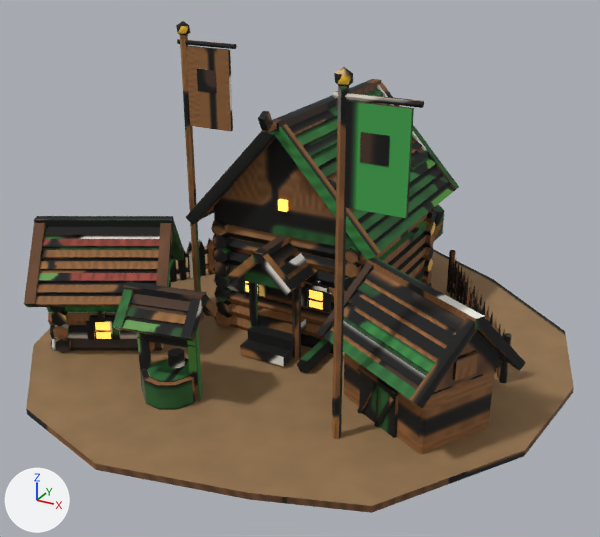
The glTF model game/assets/models/residence_dl2_green.glb, before and after one commit.
Rendered twice from a 50 mm camera at (1.071, -1.932, 1.184) aimed at (0.041, -0.058, 0.247). The axes (+X, +Y, +Z) are drawn at lower left. The lights are the same throughout. The first picture is the older version. Vertices at exactly the same position are counted once.

Script lines for the objects in view, before the commit:
```python
me_m = bpy.data.meshes.new('m')
me_m.from_pydata(...)  # 2768 vertices, 3840 faces; spans x -0.75..0.79, y -0.78..0.83, z -0.01..0.89
# faces by material slot: [3696, 144]
me_m.materials.append(mat_baked)  # picture img_bake
me_m.materials.append(mat_win_lit)  # orange #ffcf6b, glowing orange #ffb84a
ob_residence_dl2_green = bpy.data.objects.new('residence_dl2_green', me_m)
ob_residence_dl2_green.location = (0.0, 0.0, 0.0)
```
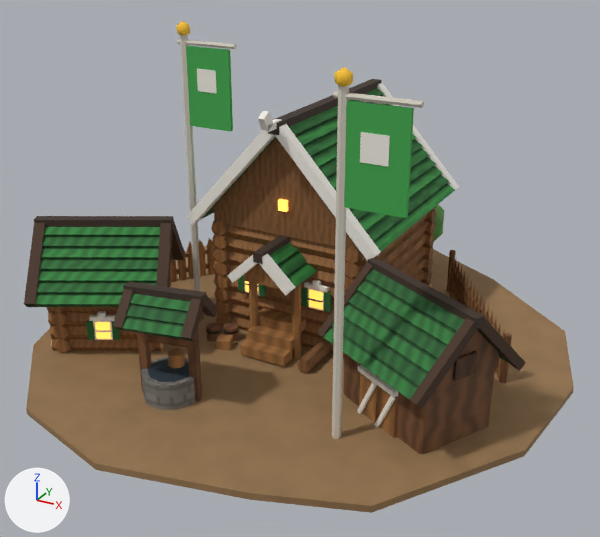
What the commit changed:
me_m is used by ob_residence_dl2_green; location (0.0, 0.0, 0.0).
me_m had 2768 vertices, 3840 faces and spanned x -0.75..0.79, y -0.78..0.83, z -0.01..0.89.
me_m now has 2776 vertices, 3710 faces and spans x -0.75..0.79, y -0.78..0.83, z -0.01..0.89.
me_m part 1: a new loose piece of 16 vertices spanning x -0.22..-0.17, y -0.17..-0.13, z 0.0..0.05, in mat_baked (picture img_bake).
Part 2, on me_m:
6 vertices are removed from x -0.14..0.22, y -0.12..0.52, z 0.0..0.52.
156 faces are deleted.
19 vertices in x 0.18..0.22, y -0.06..-0.02, z 0.0..0.05 move by (-0.35, -0.09, 0.0).
16 vertices in x 0.06..0.12, y 0.23..0.29, z 0.6..0.61 move by (0.0, 0.0, 0.04).
4 vertices in x 0.08..0.11, y 0.24..0.27, z 0.61 move by (0.0, 0.0, 0.05).
4 vertices in x 0.22, y -0.02, z 0.0..0.05 move by (-0.36, -0.09, 0.0).
4 vertices in x 0.18, y -0.06, z 0.0..0.05 move by (-0.35, -0.08, 0.0).
3 vertices in x 0.22, y -0.06, z 0.04..0.05 move by (-0.36, -0.08, 0.0).
4 vertices move within x -0.13..0.13, y -0.12..0.52, z 0.53.
14 vertices are added at x -0.17..0.13, y -0.2..0.52, z 0.0..0.53.
32 new faces join them, mat_baked (picture img_bake).
me_m part 3: 3596 kept faces spanning x -0.75..0.79, y -0.78..0.83, z -0.01..0.89 get new texture (UV) coordinates.
Other edits to the shape of me_m do not show in these pictures.

Boxes [x1, y1, x2, y2] around the edits, measured in the pictures (600 x 537 px; the box of a moved part takes in the faces that stretch with it):
part 1 of me_m, added: after [206, 322, 221, 342]
part 2 of me_m, moved or reshaped (mostly hidden before): before [37, 134, 417, 338]; after [216, 101, 417, 350]
part 3 of me_m, surface changed: [24, 21, 573, 513] in both
